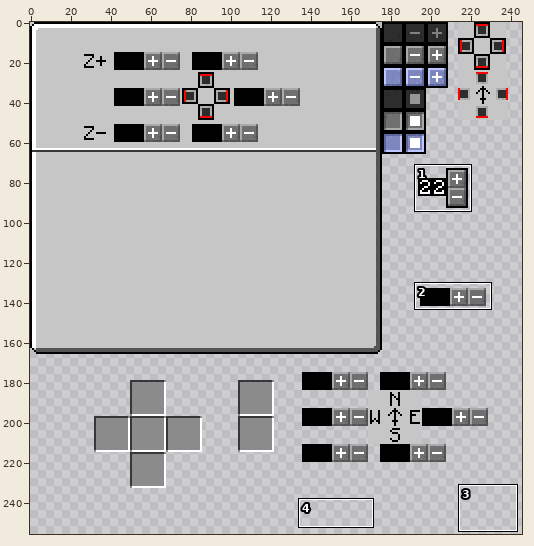
A sprite sheet gets an edit: NetherStuffs_Resources/gui/souldetector.png. Above: a wide view before the commit, with the close-up outlined.
Close-up. Before the commit:
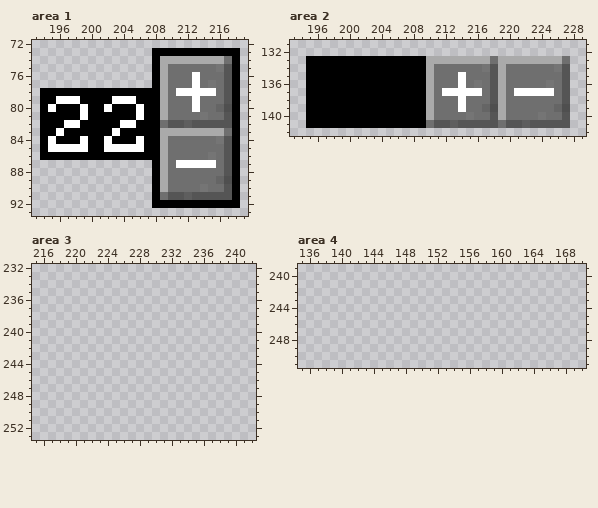
The file is 256x256 pixels. Colours within 5 levels of each other are drawn and written as one. Shown: area 1: x 193..219, y 72..93; area 2: x 193..229, y 131..142; area 3: x 215..242, y 232..253; area 4: x 135..170, y 239..251. The wide view leaves out empty margins. The commit also changed other parts of the picture, which this record leaves out.
The result:
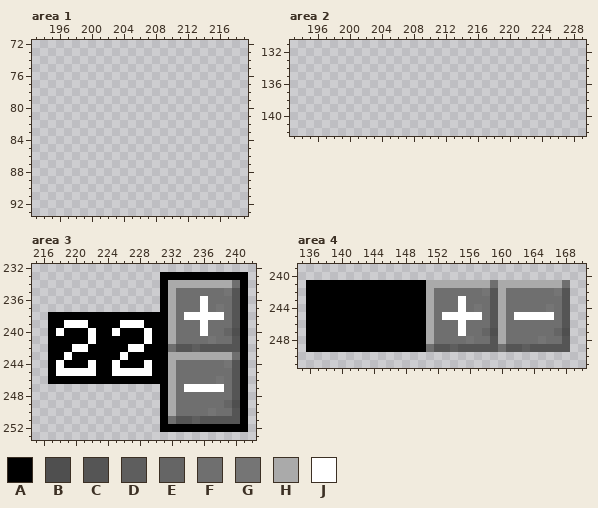
Palette (. is transparent): A #000000  B #4f4f4f  C #555555  D #5e5e5e  E #656565  F #6f6f6f  G #757575  H #aaaaaa  J #ffffff
Diff:
Changed rows in their new state; - is an unchanged pixel.
Area 1:
first column x 194:
73 --------------...........
74 --------------...........
75 --------------...........
76 --------------...........
77 --------------...........
78 .........................
79 .........................
80 .........................
81 .........................
82 .........................
83 .........................
84 .........................
85 .........................
86 .........................
87 --------------...........
88 --------------...........
89 --------------...........
90 --------------...........
91 --------------...........
92 --------------...........
Area 2:
first column x 195:
133 .................................
134 .................................
135 .................................
136 .................................
137 .................................
138 .................................
139 .................................
140 .................................
141 .................................
Area 3:
first column x 217:
233 --------------AAAAAAAAAAA
234 --------------AHHHHHHHHFA
235 --------------AHFFFFFFGCA
236 --------------AHFFFJFFFCA
237 --------------AHFFFJFGFCA
238 AAAAAAAAAAAAAAAHFJJJJJFCA
239 AAJJJAAAAJJJAAAHFFFJFFFCA
240 AJAAAJAAJAAAJAAHFFFJFFEBA
241 AAAAAJAAAAAAJAAHFFFFGFFCA
242 AAAJJAAAAAJJAAAFCCDCCCCCA
243 AAJAAAAAAJAAAAAHHHHHHHHFA
244 AJAAAJAAJAAAJAAHFFFFFFGCA
245 AJJJJJAAJJJJJAAHFFFFFFFCA
246 AAAAAAAAAAAAAAAHFFFFFGFCA
247 --------------AHFJJJJJFCA
248 --------------AHFFFFFFFCA
249 --------------AHFFFFFFEBA
250 --------------AHFFFFGFFCA
251 --------------AFCCDCCCCCA
252 --------------AAAAAAAAAAA
Area 4:
first column x 136:
241 AAAAAAAAAAAAAAAHHHHHHHHFHHHHHHHHF
242 AAAAAAAAAAAAAAAHFFFFFFGCHFFFFFFGC
243 AAAAAAAAAAAAAAAHFFFJFFFCHFFFFFFFC
244 AAAAAAAAAAAAAAAHFFFJFGFCHFFFFFGFC
245 AAAAAAAAAAAAAAAHFJJJJJFCHFJJJJJFC
246 AAAAAAAAAAAAAAAHFFFJFFFCHFFFFFFFC
247 AAAAAAAAAAAAAAAHFFFJFFEBHFFFFFFEB
248 AAAAAAAAAAAAAAAHFFFFGFFCHFFFFGFFC
249 AAAAAAAAAAAAAAAFCCDCCCCCFCCDCCCCC
Pixel boxes of the changes (left, top, right, bottom) in both close-ups:
erased: (40, 48, 240, 208)
erased: (306, 56, 570, 128)
added: (48, 272, 248, 432)
added: (306, 280, 570, 352)
